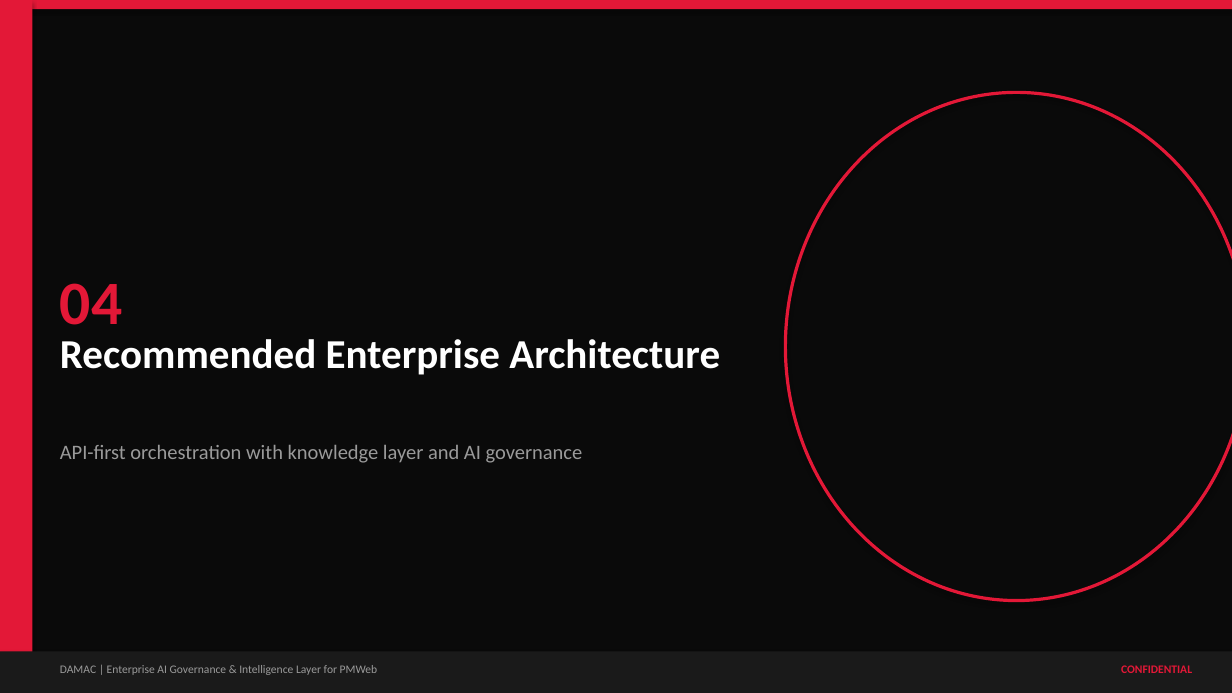
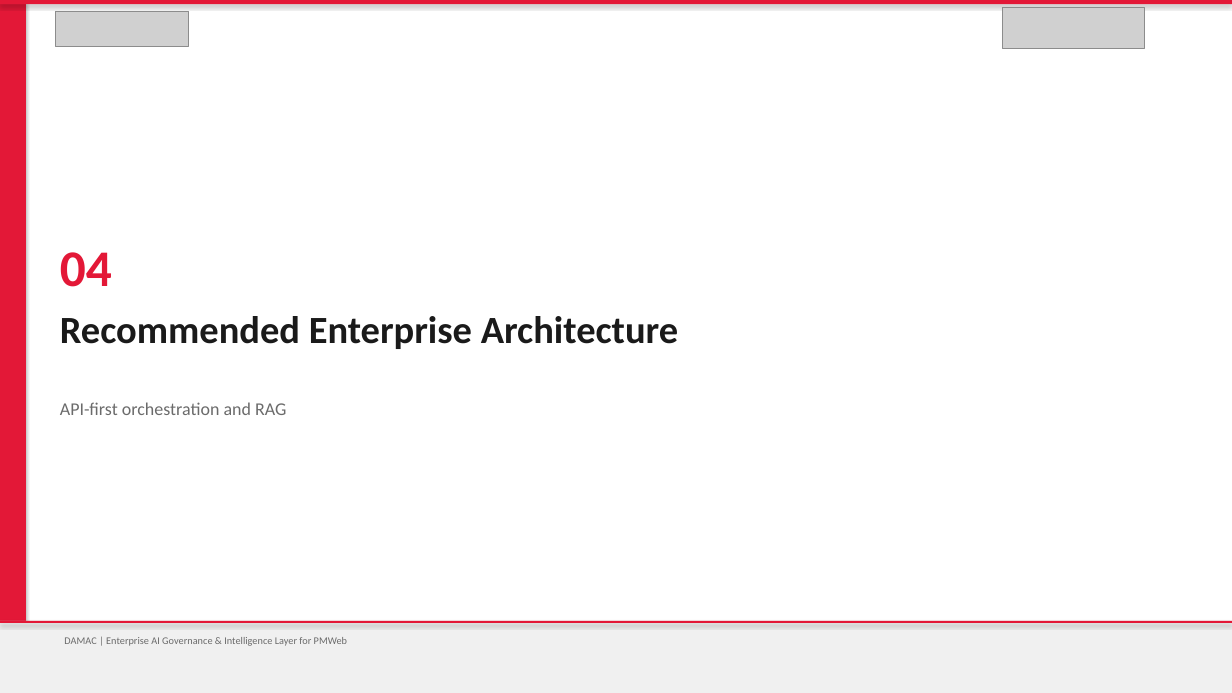
Before and after one commit to vishnushankar9024/procurehubibi, a slide deck: slide 15 of output/DAMAC_PMWeb_AI_Governance_Intelligence_Layer.pptx. Drawn at 1232x693 pixels with LibreOffice and Linux fonts; fonts in the diff are those of the drawing; grey boxes stand for pictures. Boxes give left, top, right and bottom in pixels: in the first picture for what was removed or moved away, otherwise in the second. Text is boxed around its words. In the diff, an @@ line names an element or a change of style, - is before the commit and + after.

```diff
--- a/output/DAMAC_PMWeb_AI_Governance_Intelligence_Layer.pptx
+++ b/output/DAMAC_PMWeb_AI_Governance_Intelligence_Layer.pptx
@@ background #0A0A0A to #FFFFFF @@
@@ rectangle: place and size @@
-rectangle at bbox=[0, 0, 32, 693]
+rectangle at bbox=[0, 0, 26, 693]
@@ rectangle: place and size @@
-rectangle at bbox=[0, 0, 1232, 9]
+rectangle at bbox=[0, 0, 1232, 4]
@@ picture added at bbox=[55, 11, 189, 46] @@
@@ picture added at bbox=[1003, 7, 1145, 48] @@
@@ ellipse removed at bbox=[786, 92, 1232, 601] @@
@@ text "04": place and size @@
-text "04" at bbox=[60, 283, 122, 325]
+text "04" at bbox=[60, 252, 112, 287]
@@ text "04" at bbox=[60, 252, 112, 287]: size 48 to 40 pt @@
@@ text "Recommended Enterprise Architecture": place and size @@
-text "Recommended Enterprise Architecture" at bbox=[60, 339, 720, 375]
+text "Recommended Enterprise Architecture" at bbox=[60, 316, 678, 349]
@@ text "Recommended Enterprise Architecture" at bbox=[60, 316, 678, 349]: size 32 to 30 pt, text colour #FFFFFF to #1A1A1A @@
@@ text at bbox=[60, 402, 286, 415]: text changed; size 16 to 14 pt; text colour #9A9A9A to #6B6B6B @@
-API-first orchestration with knowledge layer and AI governance
+API-first orchestration and RAG
@@ rectangle: place and size @@
-rectangle at bbox=[0, 652, 1232, 693]
+rectangle at bbox=[0, 621, 1232, 693]
@@ rectangle at bbox=[0, 621, 1232, 693]: fill #1A1A1A to #F0F0F0 @@
@@ rectangle added at bbox=[0, 621, 1232, 623], fill #E31837 @@
@@ text "DAMAC | Enterprise AI Governance ...": place and size @@
-text "DAMAC | Enterprise AI Governance ..." at bbox=[60, 665, 378, 675]
+text "DAMAC | Enterprise AI Governance ..." at bbox=[64, 637, 347, 646]
@@ text "DAMAC | Enterprise AI Governance ..." at bbox=[64, 637, 347, 646]: size 9 to 8 pt, text colour #9A9A9A to #6B6B6B @@
@@ text removed at bbox=[1121, 665, 1192, 673] @@
-CONFIDENTIAL
```
Also in this commit, not shown: 33 other slides changed, 1 slide added, 1 slide removed, 5 other files.
